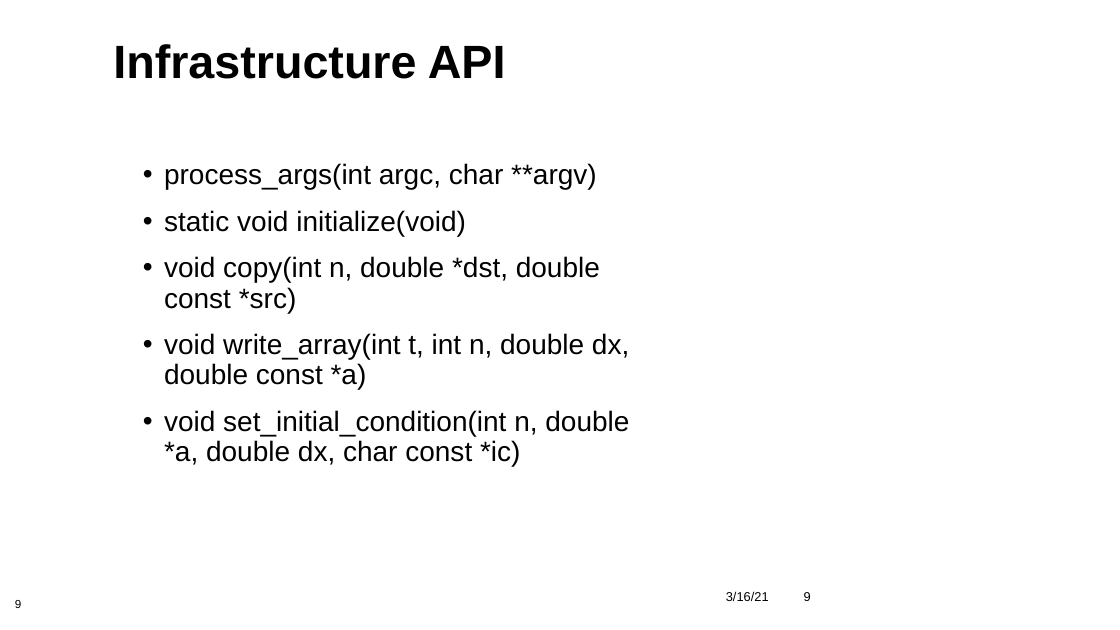
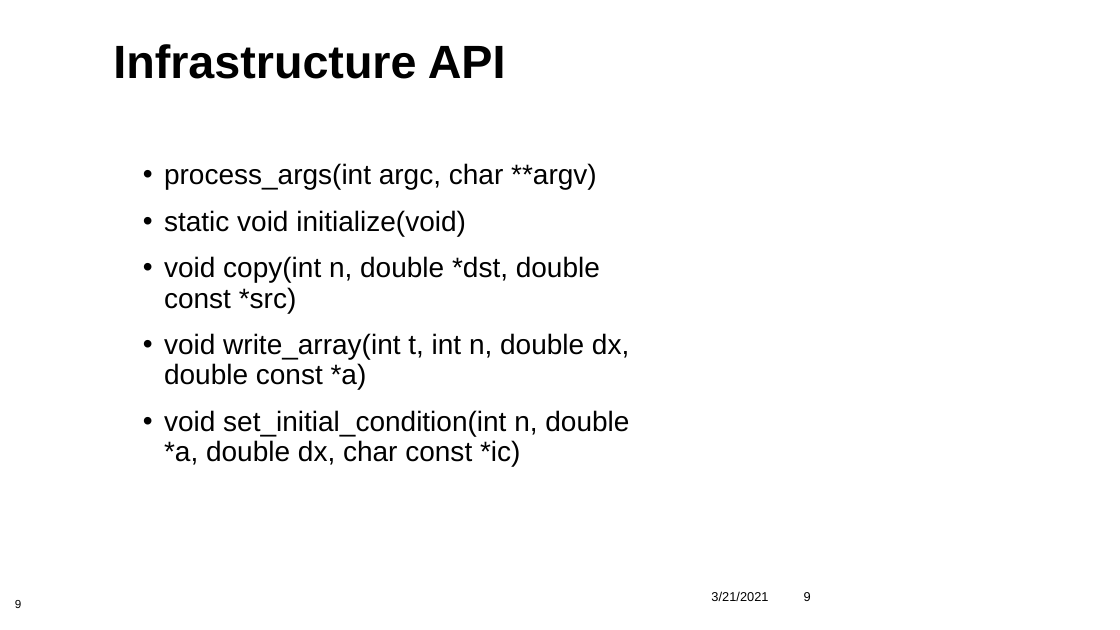
Before and after one commit to bssw-tutorial/presentations, a slide deck: slide 9 of final-presentations/2021-03-25-iss/05-design.pptx. Drawn at 1120x630 pixels with LibreOffice and Linux fonts; fonts in the diff are those of the drawing; background and template pictures are left out. Boxes give left, top, right and bottom in pixels: in the first picture for what was removed or moved away, otherwise in the second. Text is boxed around its words. In the diff, an @@ line names an element or a change of style, - is before the commit and + after.

```diff
--- a/final-presentations/2021-03-25-iss/05-design.pptx
+++ b/final-presentations/2021-03-25-iss/05-design.pptx
@@ text at (711,591,768,601): text changed @@
-3/16/21
+3/21/2021
```
Also in this commit, not shown: 2 other slides changed, 1 slide added.
